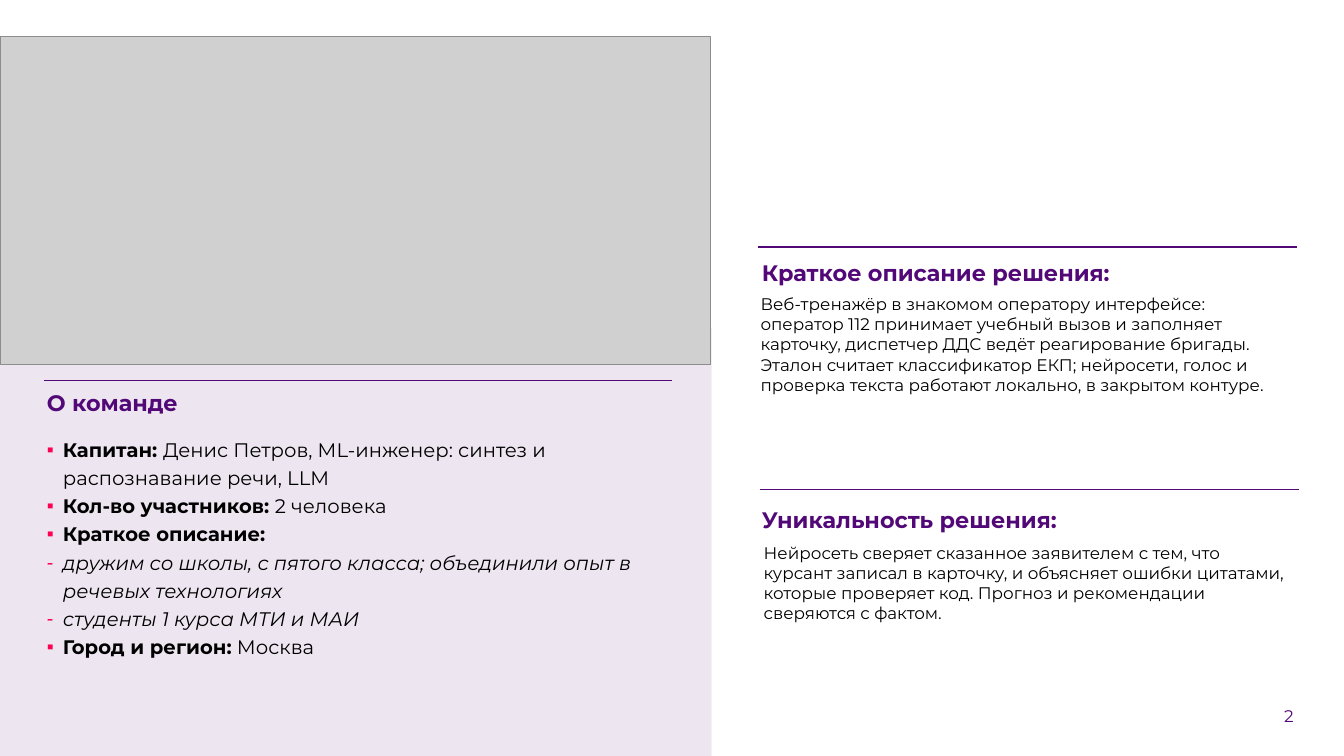
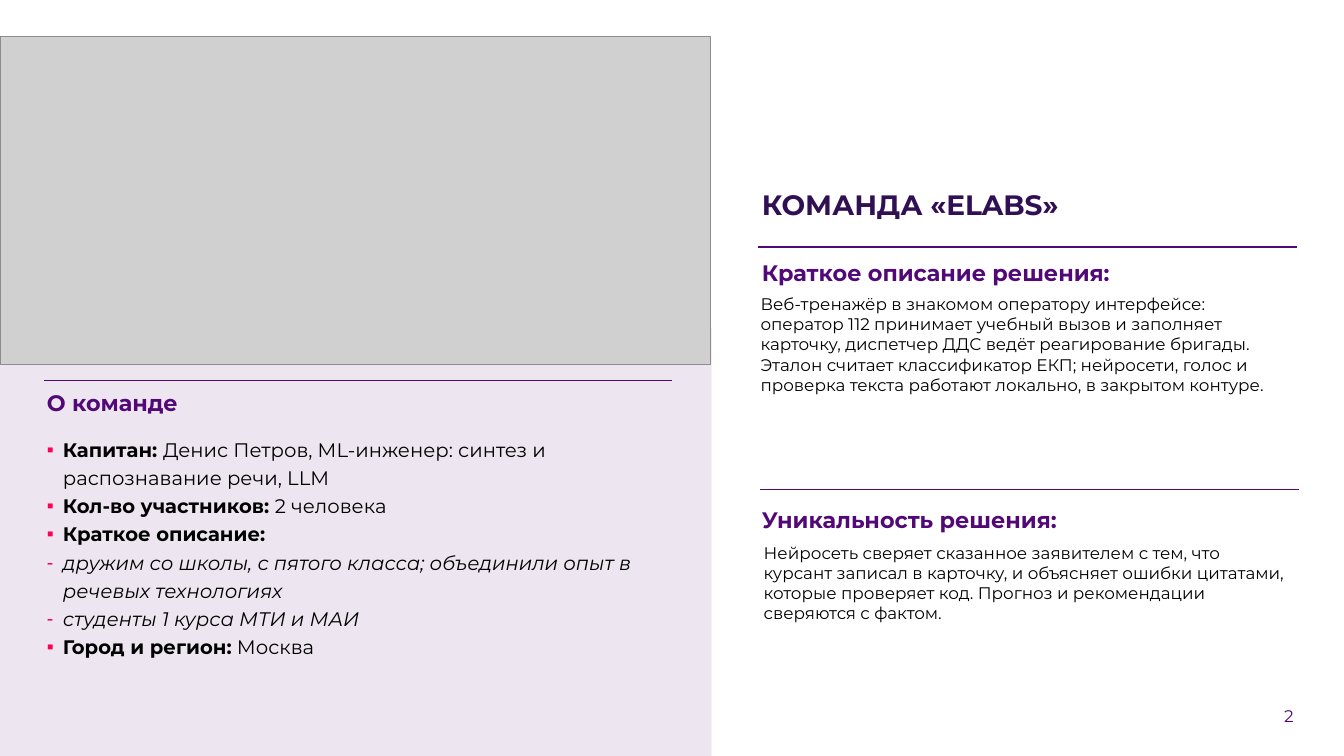
Before and after one commit to Den4ikAI/arm112-trainer_final, a slide deck: slide 2 of docs/презентация.pptx. Drawn at 1344x756 pixels with LibreOffice and Linux fonts; fonts in the diff are those of the drawing; grey boxes stand for pictures; background and template pictures are left out. Boxes give left, top, right and bottom in pixels: in the first picture for what was removed or moved away, otherwise in the second. Text is boxed around its words. In the diff, an @@ line names an element or a change of style, - is before the commit and + after.

```diff
--- a/docs/презентация.pptx
+++ b/docs/презентация.pptx
@@ title added at box(762, 195, 1058, 219), 20 pt, text #310F53, bold @@
+КОМАНДА «ELABS»
```
Also in this commit, not shown: 22 other slides changed, 4 other files.
